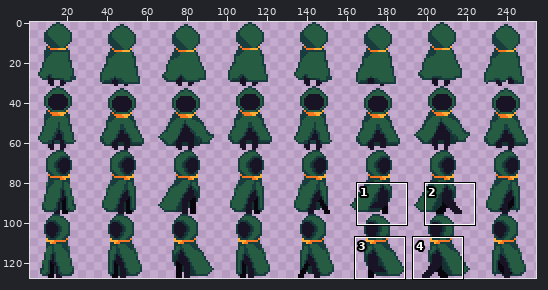
Two states of a sprite sheet, src/GameObject/assets/mcSpriteSheet.png. Above, an overview of the earlier version with the close-up marked.
Close-up. Old version:
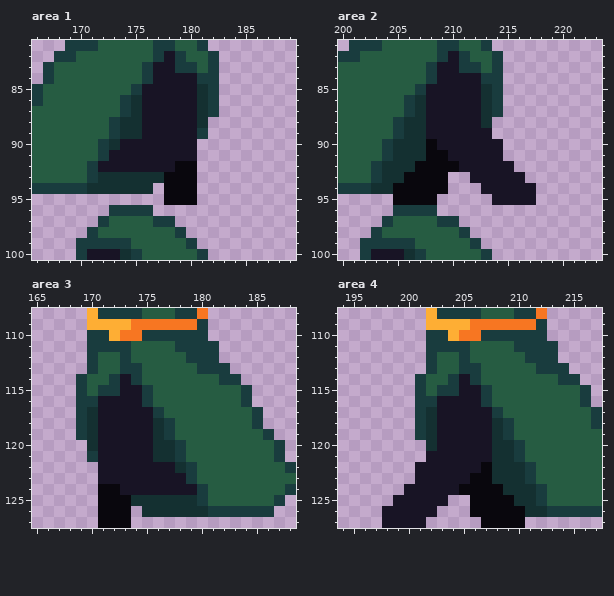
The file is 256x128 pixels. Colours within 5 levels of each other are drawn and written as one. Shown: area 1: x 166..189, y 81..100; area 2: x 200..223, y 81..100; area 3: x 165..188, y 108..127; area 4: x 194..217, y 108..127. The wide view leaves out empty margins. The commit also changed other parts of the picture, which this record leaves out.
After:
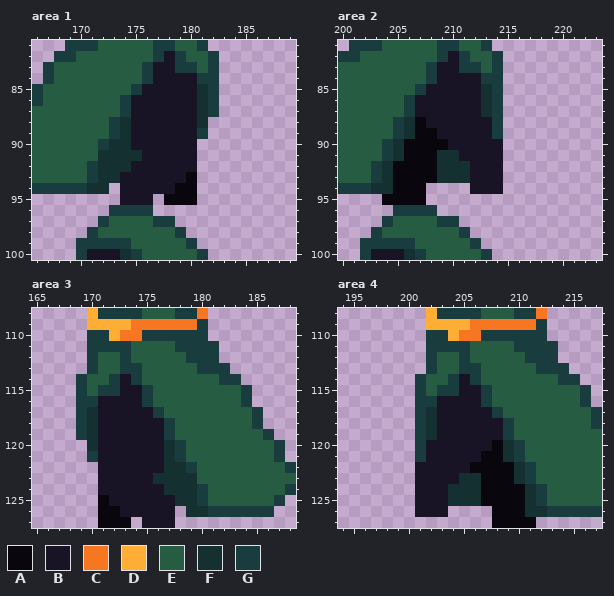
Palette (. is transparent): A #09070d  B #181425  C #f77622  D #feae34  E #265c42  F #143031  G #193c3e
Edits made:
Area 1:
y 86..89: x 175 F -> B
y 90: x 174 B -> F
y 91: x 172..175 GBBB -> FFFF
y 92: x 172..174 BBB -> FFF; x 179..180 AA -> BB
y 93: x 174..179 FFFFAA -> BBBBBB
y 94: x 173..178 FFFF.A -> .BBBBB
y 95: x 174..176 ... -> BBB
Area 2:
y 86..87: x 207 F -> B
y 88: x 207 F -> A; x 213..214 F. -> BG
y 89: x 207..208 FB -> AA; x 214 . -> G
y 90: x 206..207 FF -> AA; x 209 B -> A
y 91: x 206..207 FF -> AA; x 209..210 AB -> FF
y 92: x 205..206 FF -> AA; x 209..211 AAB -> FFF; x 215 B -> .
y 93: x 205 F -> A; x 209..211 A.. -> FFF; x 215..216 BB -> ..
y 94: x 208..209 AA -> ..; x 212 . -> B; x 215..217 BBB -> ...
y 95: x 204 . -> A; x 208 A -> .; x 214..217 BBBB -> ....
Area 3:
y 118..121: x 176 F -> B
y 122: x 177 B -> F
y 123: x 176..179 BBBG -> FFFF
y 124: x 171..172 AA -> BB; x 177..179 BBB -> FFF
y 125: x 172..177 AAFFFF -> BBBBBB
y 126: x 173..178 A.FFFF -> BBBBB.
y 127: x 175..177 ... -> BBB
Area 4:
y 118..119: x 208 F -> B
y 120: x 201..202 .F -> GB; x 208 F -> A
y 121: x 201 . -> G; x 207..208 BF -> AA
y 122: x 206 B -> A; x 208..209 FF -> AA
y 123: x 205..206 BA -> FF; x 208..209 FF -> AA
y 124: x 200 B -> .; x 204..206 BAA -> FFF; x 209..210 FF -> AA
y 125: x 199..200 BB -> ..; x 204..206 ..A -> FFF; x 210 F -> A
y 126: x 198..200 BBB -> ...; x 203 . -> B; x 206..207 AA -> ..
y 127: x 198..201 BBBB -> ....; x 207 A -> .; x 211 . -> A
